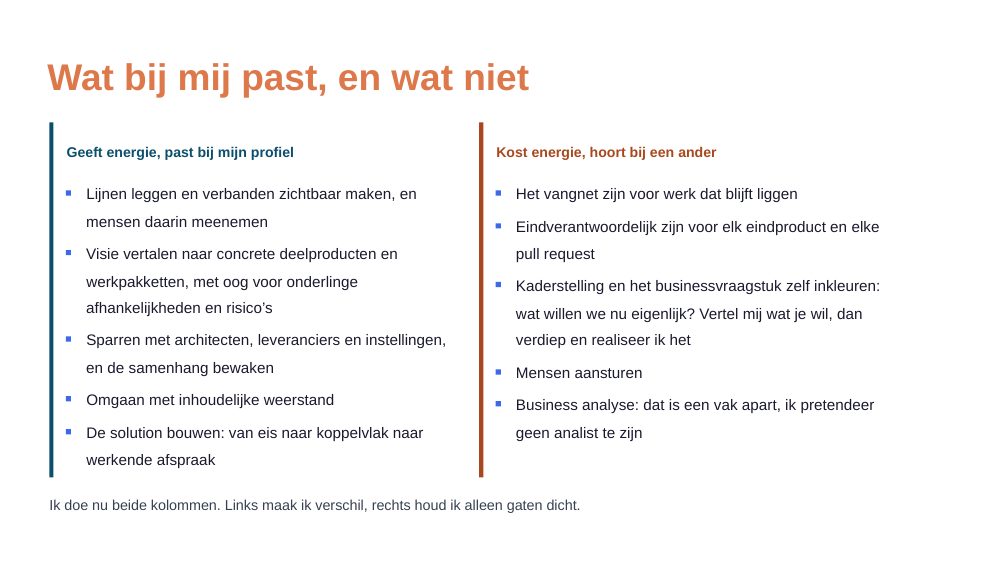
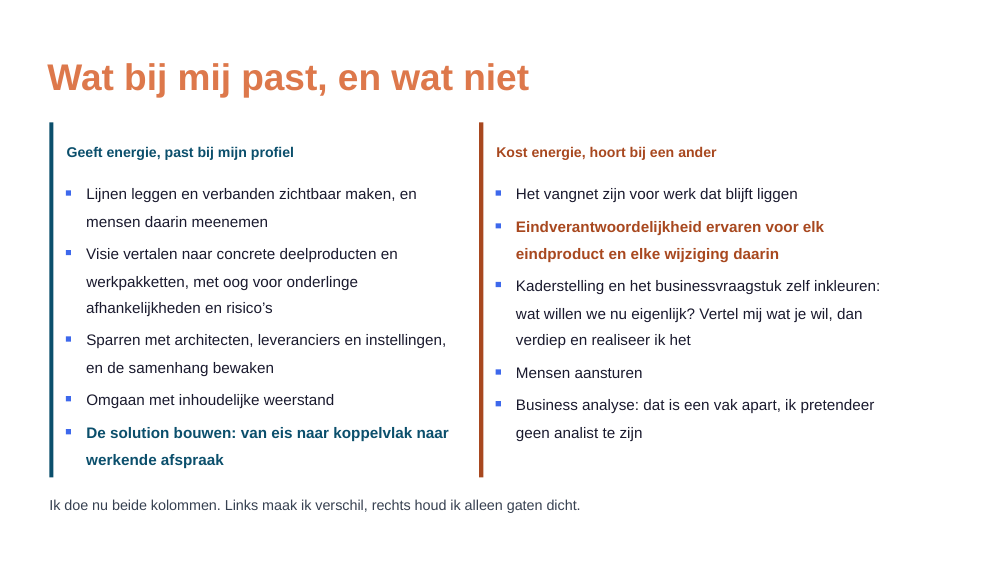
Before and after one commit to Npuls-OKx/meta, a slide deck: slide 3 of presentaties/export/260903_rollen/260903_rollen.pptx. Drawn at 1008x568 pixels with LibreOffice and Linux fonts; fonts in the diff are those of the drawing; background and template pictures are left out. Boxes give left, top, right and bottom in pixels: in the first picture for what was removed or moved away, otherwise in the second. Text is boxed around its words. In the diff, an @@ line names an element or a change of style, - is before the commit and + after.

```diff
--- a/presentaties/export/260903_rollen/260903_rollen.pptx
+++ b/presentaties/export/260903_rollen/260903_rollen.pptx
@@ text at (516,221,824,235): text changed; text colour #1A1A2E to #A8481F; bold on @@
-Eindverantwoordelijk zijn voor elk eindproduct en elke
+Eindverantwoordelijkheid ervaren voor elk
@@ text at (516,248,779,262): text changed; text colour #1A1A2E to #A8481F; bold on @@
-pull request
+eindproduct en elke wijziging daarin
@@ text "De solution bouwen: van eis ..." at (86,427,449,441): text colour #1A1A2E to #0B4F6C, bold on @@
@@ text "werkende afspraak" at (86,454,224,468): text colour #1A1A2E to #0B4F6C, bold on @@
```
Also in this commit, not shown: 1 slide added, 1 slide removed, 2 other files.
